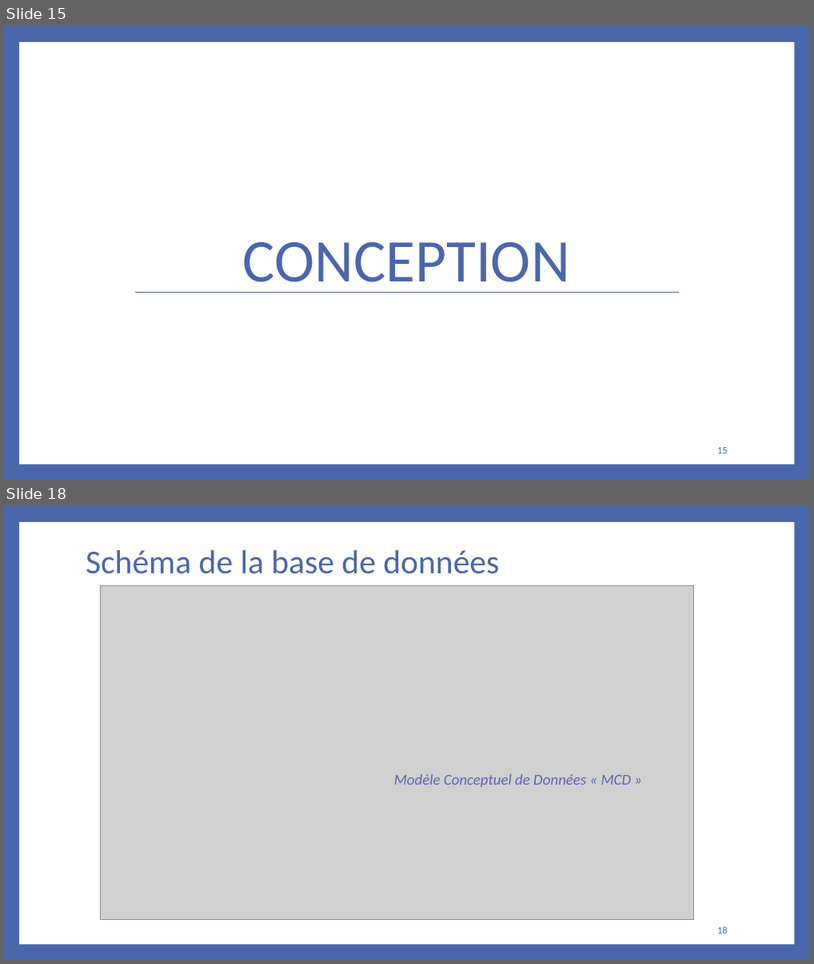
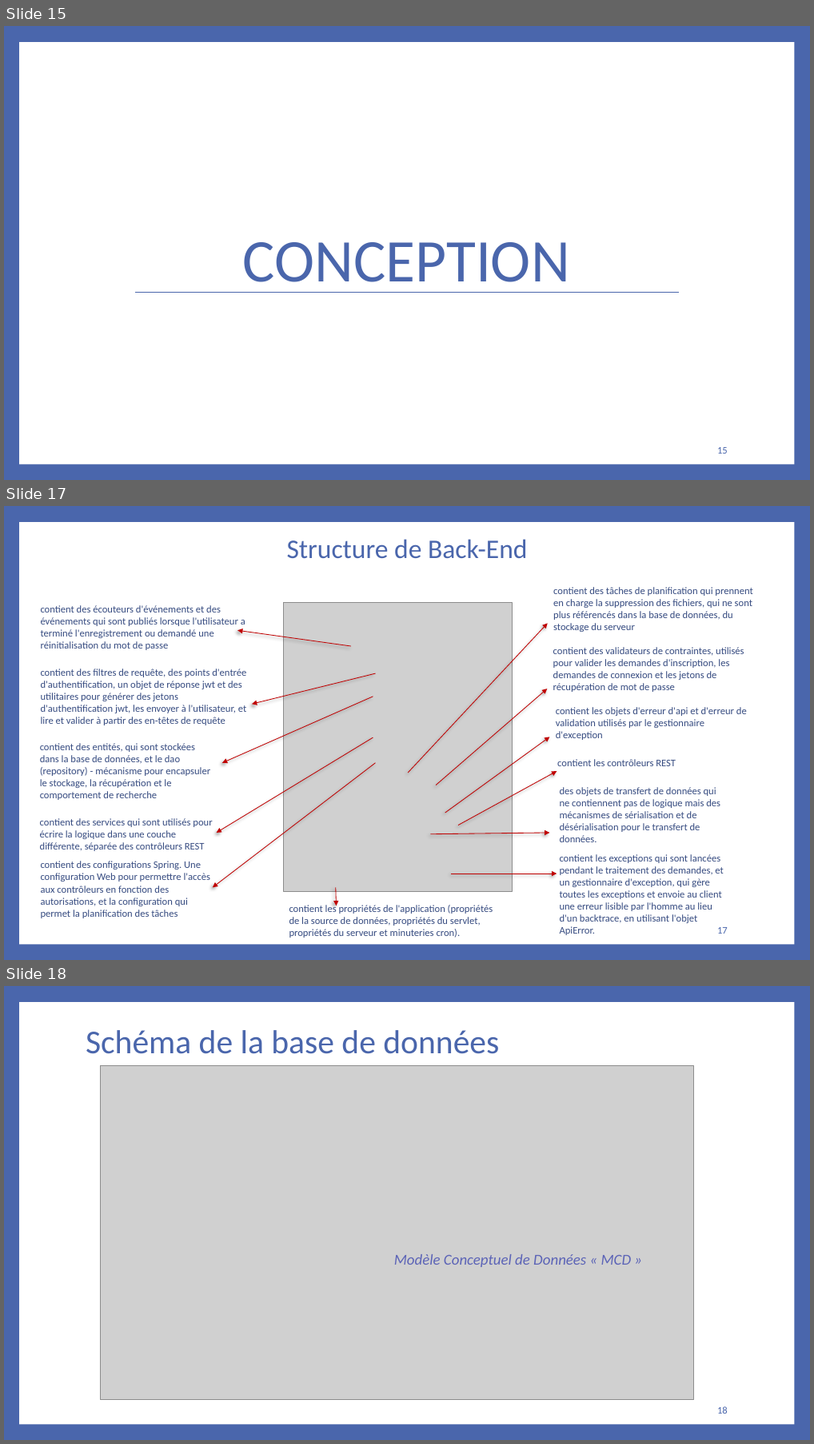
Before and after one commit to bakedpotato191/projet, a slide deck: rapport.PPTX. Shown one above the other, each under a label of ours: slides 15 and 18 before the commit, slides 15, 17 and 18 after it; the slides between them are not shown. The pictures are 814x964 and 814x1444 pixels, drawn with LibreOffice and Linux fonts; fonts in the diff are those of the drawing; grey boxes stand for pictures. Boxes give left, top, right and bottom in pixels: in the first picture for what was removed or moved away, otherwise in the second. Text is boxed around its words. In the diff, an @@ line names an element or a change of style, - is before the commit and + after.

```diff
--- a/rapport.PPTX
+++ b/rapport.PPTX
@@ slide 17 added at (x1=4, y1=506, x2=810, y2=960), background #4A66AC; not listed: 1 template element that a slide beside it also shows @@
@@ text added at (x1=287, y1=539, x2=527, y2=559), 32 pt, text #4A66AC @@
+Structure de Back-End
@@ text added at (x1=554, y1=587, x2=753, y2=632), 12 pt, text #384C81 @@
+contient des tâches de planification qui prennent en charge la suppression des fichiers, qui ne sont plus référencés dans la base de données, du stockage du serveur
@@ text added at (x1=41, y1=605, x2=246, y2=650), 12 pt, text #384C81 @@
+contient des écouteurs d'événements et des événements qui sont publiés lorsque l'utilisateur a terminé l'enregistrement ou demandé une réinitialisation du mot de passe
@@ picture added at (x1=283, y1=603, x2=513, y2=892) @@
@@ arrow added from (408, 772) to (548, 624), #C00000 0.79 pt @@
@@ arrow added from (351, 646) to (238, 630), #C00000 0.79 pt @@
@@ text added at (x1=554, y1=647, x2=744, y2=692), 12 pt, text #384C81 @@
+contient des validateurs de contraintes, utilisés pour valider les demandes d'inscription, les demandes de connexion et les jetons de récupération de mot de passe
@@ text added at (x1=41, y1=668, x2=246, y2=725), 12 pt, text #384C81 @@
+contient des filtres de requête, des points d'entrée d'authentification, un objet de réponse jwt et des utilitaires pour générer des jetons d'authentification jwt, les envoyer à l'utilisateur, et lire et valider à partir des en-têtes de requête
@@ arrow added from (375, 673) to (252, 704), #C00000 0.79 pt @@
@@ arrow added from (373, 696) to (222, 763), #C00000 0.79 pt @@
@@ arrow added from (436, 785) to (548, 688), #C00000 0.79 pt @@
@@ text added at (x1=556, y1=707, x2=747, y2=740), 12 pt, text #384C81 @@
+contient les objets d'erreur d'api et d'erreur de validation utilisés par le gestionnaire d'exception
@@ text added at (x1=40, y1=743, x2=210, y2=800), 12 pt, text #384C81 @@
+contient des entités, qui sont stockées dans la base de données, et le dao (repository) - mécanisme pour encapsuler le stockage, la récupération et le comportement de recherche
@@ arrow added from (373, 737) to (216, 832), #C00000 0.79 pt @@
@@ arrow added from (446, 812) to (550, 736), #C00000 0.79 pt @@
@@ arrow added from (375, 763) to (213, 887), #C00000 0.79 pt @@
@@ text added at (x1=558, y1=759, x2=676, y2=766), 12 pt, text #384C81 @@
+contient les contrôleurs REST
@@ arrow added from (458, 825) to (557, 771), #C00000 0.79 pt @@
@@ text added at (x1=560, y1=787, x2=721, y2=842), 12 pt, text #384C81 @@
+des objets de transfert de données qui ne contiennent pas de logique mais des mécanismes de sérialisation et de désérialisation pour le transfert de données.
@@ text added at (x1=40, y1=818, x2=212, y2=851), 12 pt, text #384C81 @@
+contient des services qui sont utilisés pour écrire la logique dans une couche différente, séparée des contrôleurs REST
@@ arrow added from (430, 834) to (550, 832), #C00000 0.79 pt @@
@@ text added at (x1=41, y1=860, x2=210, y2=918), 12 pt, text #384C81 @@
+contient des configurations Spring. Une configuration Web pour permettre l'accès aux contrôleurs en fonction des autorisations, et la configuration qui permet la planification des tâches
@@ text added at (x1=560, y1=854, x2=723, y2=935), 12 pt, text #384C81 @@
+contient les exceptions qui sont lancées pendant le traitement des demandes, et un gestionnaire d'exception, qui gère toutes les exceptions et envoie au client une erreur lisible par l'homme au lieu d'un backtrace, en utilisant l'objet ApiError.
@@ arrow added from (336, 887) to (337, 905), #C00000 0.79 pt @@
@@ arrow added from (452, 873) to (557, 873), #C00000 0.79 pt @@
@@ text added at (x1=290, y1=903, x2=494, y2=937), 12 pt, text #384C81 @@
+contient les propriétés de l'application (propriétés de la source de données, propriétés du servlet, propriétés du serveur et minuteries cron).
@@ page number added at (x1=718, y1=927, x2=728, y2=933), 12 pt, text #4A66AC @@
+17
```
Also in this commit, not shown: 3 slides changed, 1 other slide added, 2 slides removed, 8 other files.
